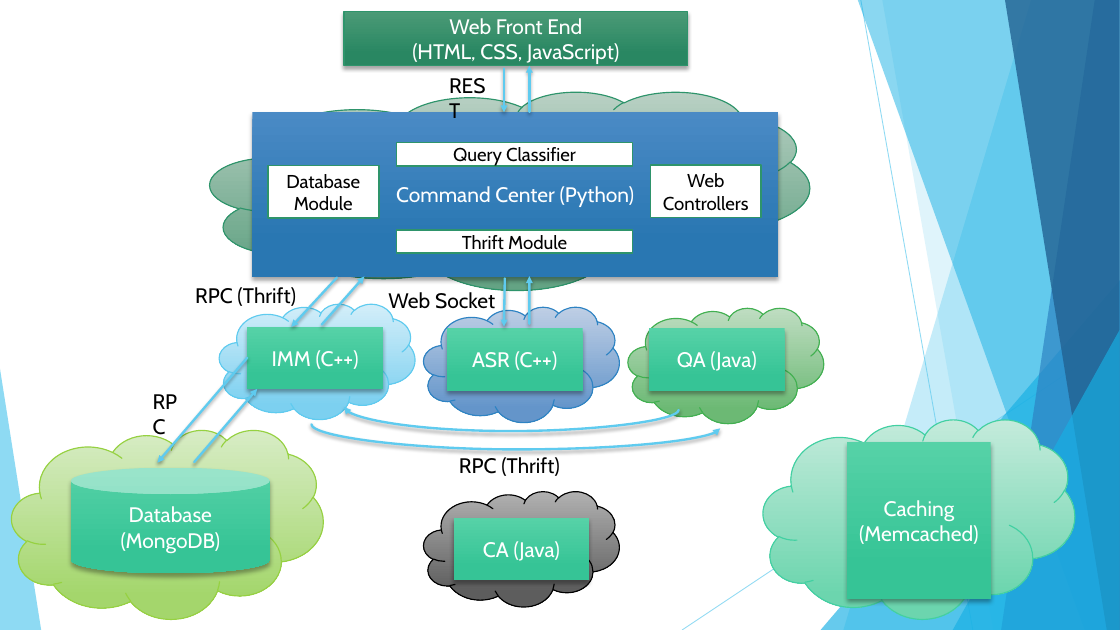
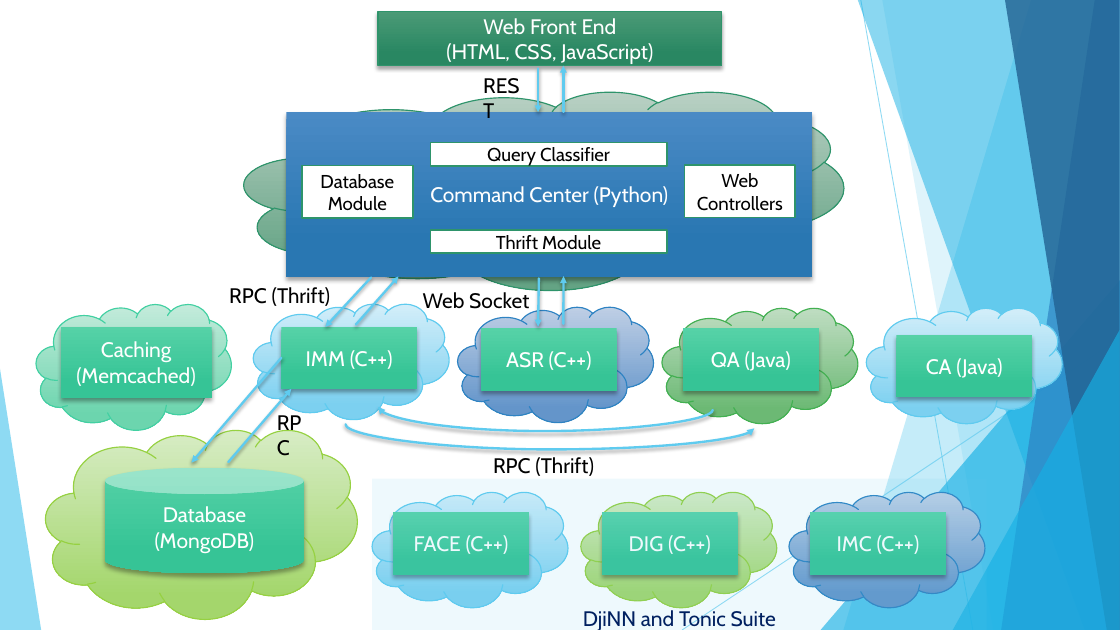
Before and after one commit to claritylab/lucida, a slide deck: slide 8 of tutorial.pptx. Drawn at 1120x630 pixels with LibreOffice and Linux fonts; fonts in the diff are those of the drawing. Boxes give left, top, right and bottom in pixels: in the first picture for what was removed or moved away, otherwise in the second. Text is boxed around its words. In the diff, an @@ line names an element or a change of style, - is before the commit and + after.

```diff
--- a/tutorial.pptx
+++ b/tutorial.pptx
@@ 9 rectangles, 8 arrows, 5 clouds, 4 texts, 2 curved arrows, 1 cylinder: place and size @@
-9 rectangles, 8 arrows, 5 clouds, 4 texts, 2 curved arrows, 1 cylinder at [12,12,824,619]
+9 rectangles, 8 arrows, 5 clouds, 4 texts, 2 curved arrows, 1 cylinder at [45,12,858,619]
@@ cloud: place and size @@
-cloud at [764,419,1075,619]
+cloud at [36,304,231,430]
@@ rectangle "Caching": place and size @@
-rectangle "Caching" at [848,442,991,598]
+rectangle "Caching" at [60,327,212,398]
@@ cloud: place and size @@
-cloud at [423,492,619,607]
+cloud at [867,308,1063,423]
@@ cloud at [867,308,1063,423]: fill gradient #B2B2B2 to #5E5E5E to gradient #D4EEF9 to #7DD1F1; outline #000000 1 pt to #5FCBEF 1 pt @@
@@ rectangle "CA (Java)": place and size @@
-rectangle "CA (Java)" at [454,518,590,581]
+rectangle "CA (Java)" at [897,334,1033,397]
@@ text "RPC": place and size @@
-text "RPC" at [145,385,198,418]
+text "RPC" at [269,405,323,439]
@@ rectangle added at [372,479,987,630], fill #5FCBEF at 10% opacity, 18 pt, text #002060 @@
+DjiNN and Tonic Suite
@@ cloud added at [372,492,568,607], fill gradient #D4EEF9 to #7DD1F1, outline #5FCBEF 1 pt @@
@@ cloud added at [581,492,777,607], fill gradient #D8ECC5 to #A5D66C, outline #96D141 1 pt @@
@@ cloud added at [789,492,985,607], fill gradient #BFCFE5 to #6596CA, outline #2E83C3 1 pt @@
@@ rectangle added at [393,513,529,575], fill gradient #56D2A7 to #36C596, 18 pt, text #FFFFFF @@
+FACE (C++)
@@ rectangle added at [602,513,739,575], fill gradient #56D2A7 to #36C596, 18 pt, text #FFFFFF @@
+DIG (C++)
@@ rectangle added at [811,513,947,575], fill gradient #56D2A7 to #36C596, 18 pt, text #FFFFFF @@
+IMC (C++)
```
Also in this commit, not shown: 1 other slide changed, 23 other files.
